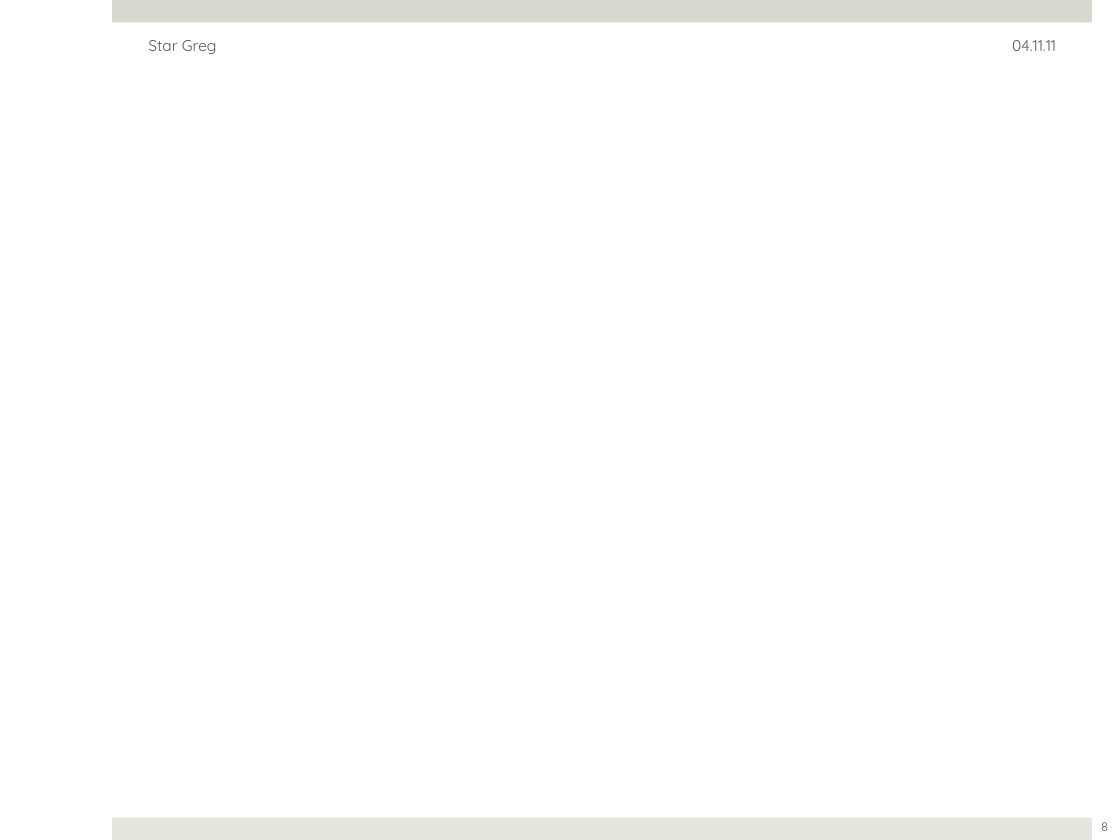
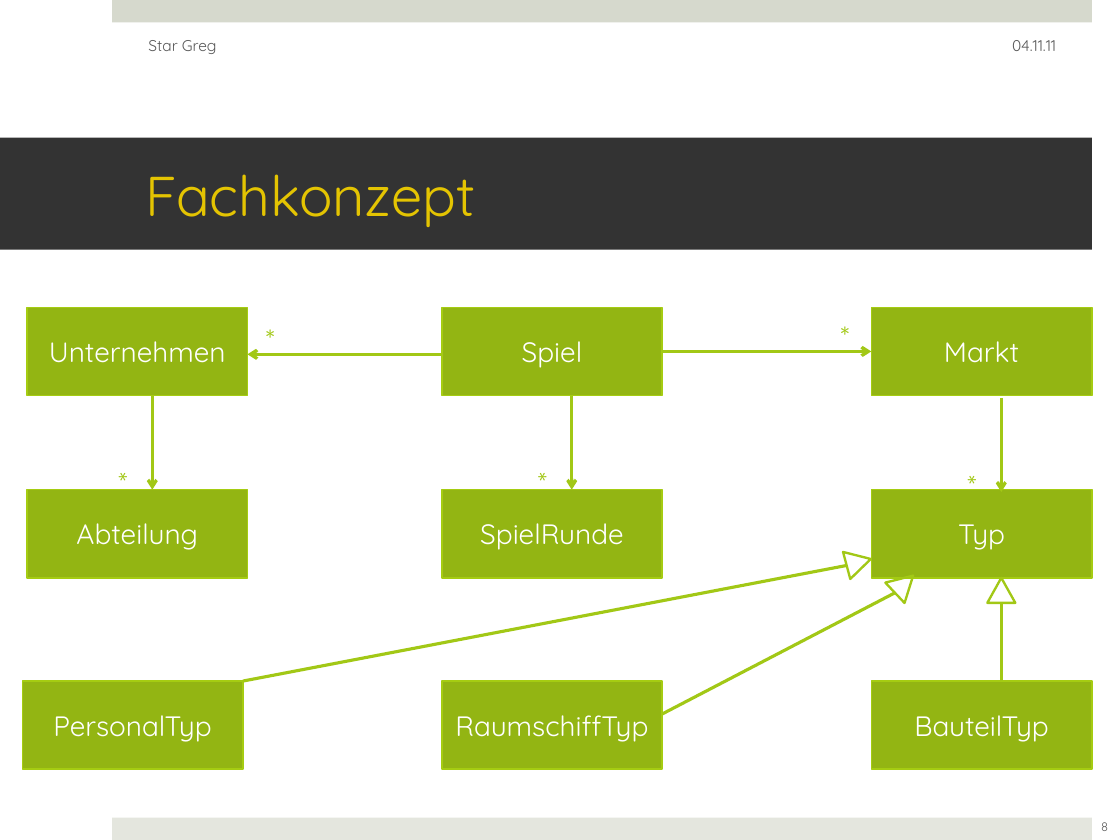
Before and after one commit to ftes/stargreg, a slide deck: slide 8 of 70 Praesentation/40 StarGreg Fredrik.pptx. Drawn at 1120x840 pixels with LibreOffice and Linux fonts; fonts in the diff are those of the drawing. Boxes give left, top, right and bottom in pixels: in the first picture for what was removed or moved away, otherwise in the second. Text is boxed around its words. In the diff, an @@ line names an element or a change of style, - is before the commit and + after.

Commit message:
Entwurf Klassendiagramm eingefuegt

```diff
--- a/70 Praesentation/40 StarGreg Fredrik.pptx
+++ b/70 Praesentation/40 StarGreg Fredrik.pptx
@@ title added at [0,138,1092,250], fill #333333, 36 pt, text #E4C402 @@
+Fachkonzept
@@ rectangle added at [27,307,248,395], fill #93B614, outline #A5CC12 1 pt, 18 pt, text #FFFFFF @@
+Unternehmen
@@ text added at [255,316,287,361], 18 pt, text #A2C816 @@
+*
@@ rectangle added at [441,307,662,395], fill #93B614, outline #A5CC12 1 pt, 18 pt, text #FFFFFF @@
+Spiel
@@ text added at [830,312,864,357], 18 pt, text #A2C816 @@
+*
@@ rectangle added at [871,307,1092,395], fill #93B614, outline #A5CC12 1 pt, 18 pt, text #FFFFFF @@
+Markt
@@ arrow added from (441, 354) to (248, 354), #A2C816 2 pt @@
@@ arrow added from (662, 352) to (871, 352), #A2C816 2 pt @@
@@ arrow added from (152, 395) to (152, 489), #A2C816 2 pt @@
@@ arrow added from (572, 395) to (572, 489), #A2C816 2 pt @@
@@ arrow added from (1001, 398) to (1001, 492), #A2C816 2 pt @@
@@ text added at [105,470,161,486], 18 pt, text #A2C816 @@
+*
@@ text added at [524,470,580,486], 18 pt, text #A2C816 @@
+*
@@ text added at [954,474,1010,489], 18 pt, text #A2C816 @@
+*
@@ rectangle added at [27,489,248,578], fill #93B614, outline #A5CC12 1 pt, 18 pt, text #FFFFFF @@
+Abteilung
@@ rectangle added at [441,489,662,578], fill #93B614, outline #A5CC12 1 pt, 18 pt, text #FFFFFF @@
+SpielRunde
@@ rectangle added at [871,489,1092,578], fill #93B614, outline #A5CC12 1 pt, 18 pt, text #FFFFFF @@
+Typ
@@ line added from (243, 681) to (847, 566), #A2C816 2 pt @@
@@ triangle added at [843,546,874,579], outline #A2C816 1.5 pt @@
@@ triangle added at [886,565,923,602], outline #A2C816 1.5 pt @@
@@ line added from (662, 715) to (895, 592), #A2C816 2 pt @@
@@ triangle added at [988,578,1016,603], outline #A2C816 1.5 pt @@
@@ line added from (1001, 681) to (1001, 603), #A2C816 2 pt @@
@@ rectangle added at [22,681,243,769], fill #93B614, outline #A5CC12 1 pt, 18 pt, text #FFFFFF @@
+PersonalTyp
@@ rectangle added at [441,681,662,769], fill #93B614, outline #A5CC12 1 pt, 18 pt, text #FFFFFF @@
+RaumschiffTyp
@@ rectangle added at [871,681,1092,769], fill #93B614, outline #A5CC12 1 pt, 18 pt, text #FFFFFF @@
+BauteilTyp
```
